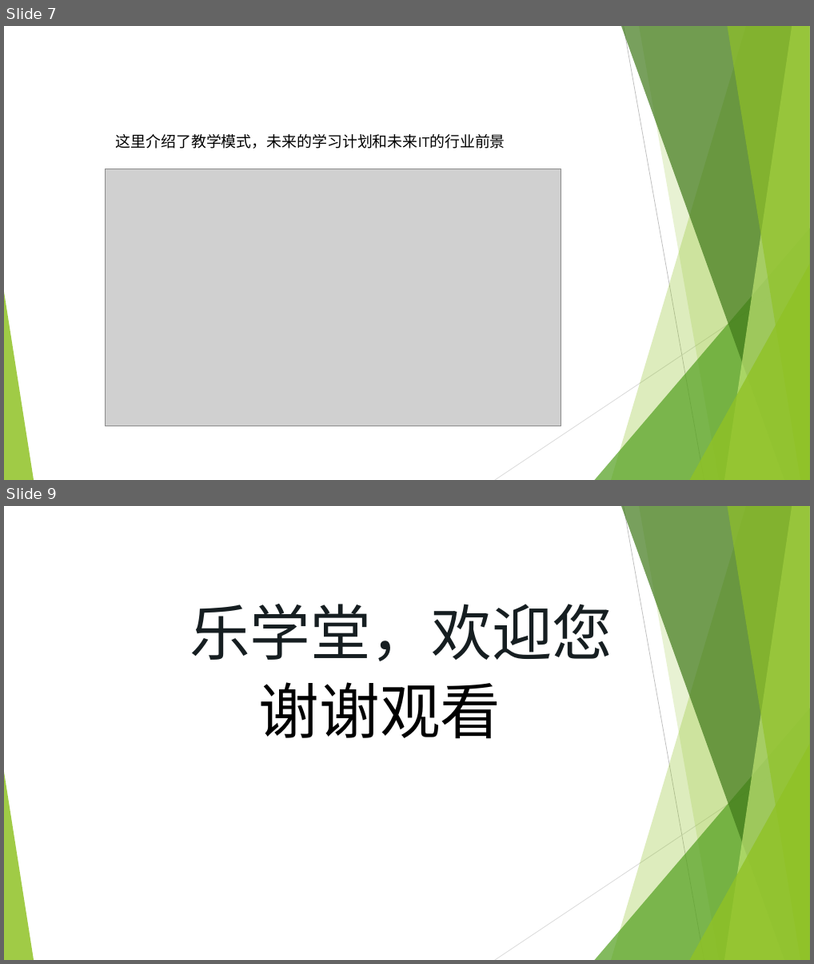
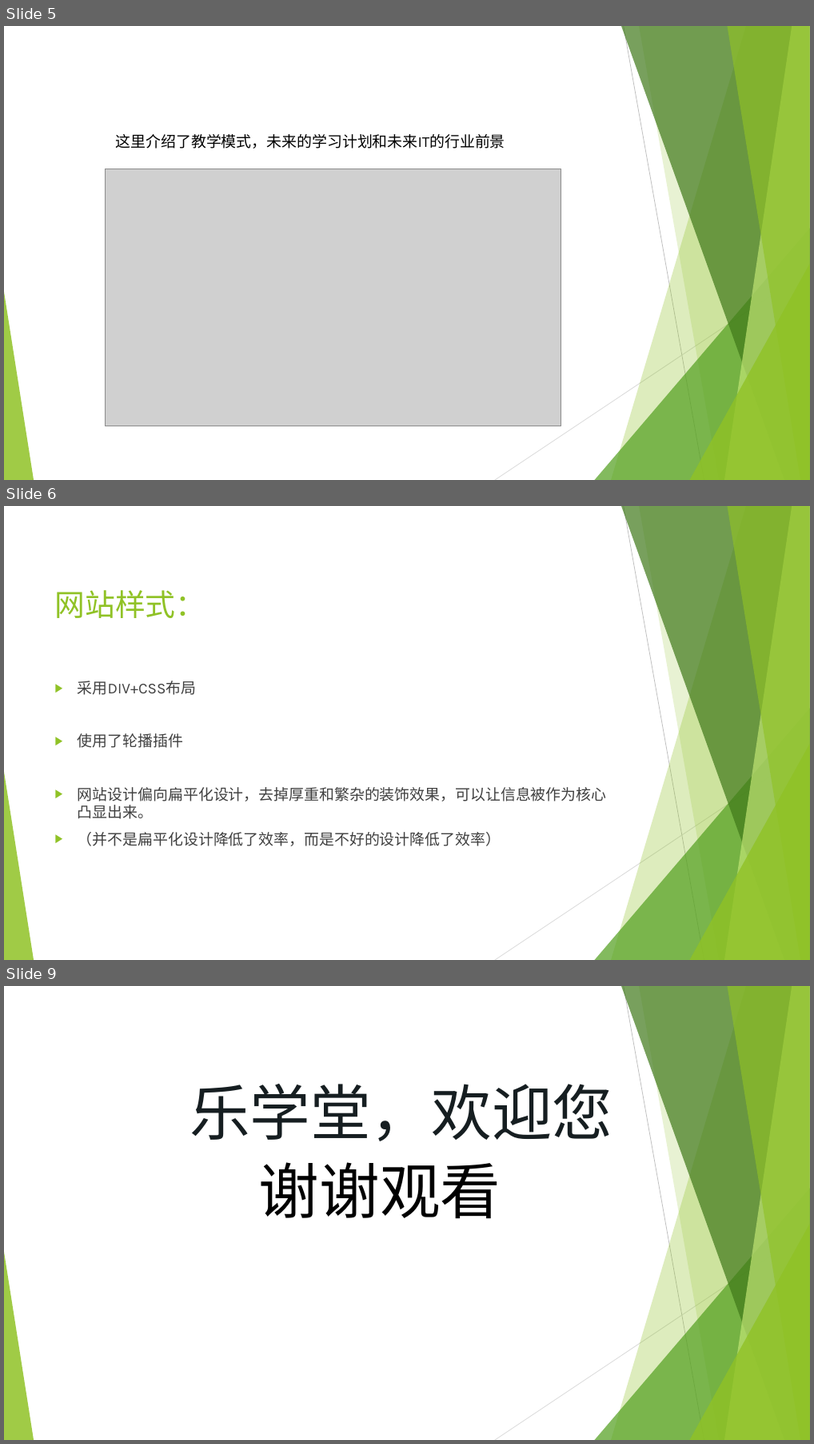
Before and after one commit to zhubaile/happy, a slide deck: 1201.pptx. Shown one above the other, each under a label of ours: slides 7 and 9 before the commit, slides 5, 6 and 9 after it; the slides between them are not shown. The pictures are 814x964 and 814x1444 pixels, drawn with LibreOffice and Linux fonts; fonts in the diff are those of the drawing; grey boxes stand for pictures; background and template pictures are left out. Boxes give left, top, right and bottom in pixels: in the first picture for what was removed or moved away, otherwise in the second. Text is boxed around its words. In the diff, an @@ line names an element or a change of style, - is before the commit and + after.

```diff
--- a/1201.pptx
+++ b/1201.pptx
@@ slide 6 added at <box>4,506,810,960</box>, background #FFFFFF; not listed: 10 template elements that a slide beside it also shows @@
@@ title added at <box>55,590,206,618</box>, 36 pt, text #90C226 @@
+网站样式：
@@ text added at <box>78,680,606,846</box>, 18 pt, text #404040 @@
+▶ 采用DIV+CSS布局
+▶ 使用了轮播插件
+▶ 网站设计偏向扁平化设计，去掉厚重和繁杂的装饰效果，可以让信息被作为核心凸显出来。
+▶ （并不是扁平化设计降低了效率，而是不好的设计降低了效率）
@@ what was slide 7 is now slide 5 @@
```
Also in this commit, not shown: 2 slides changed, 2 other slides added, 3 slides removed.
